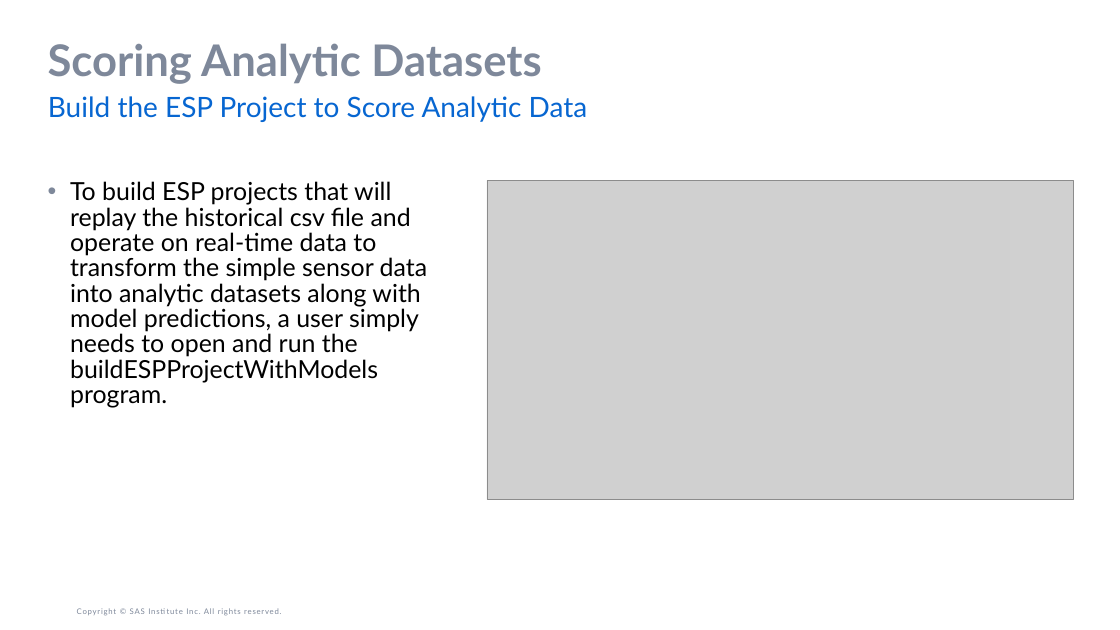
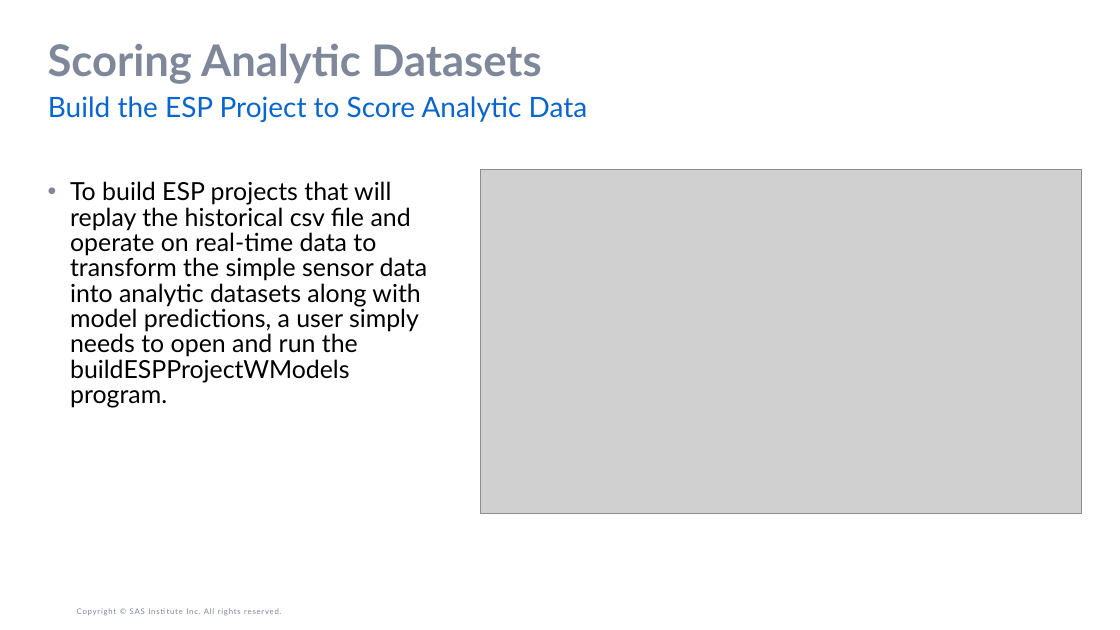
Before and after one commit to sascommunities/sas-automl-for-iot, a slide deck: slide 2 of scoring-the-analytic-dataset/ppt/Build-ESP-Project.pptx. Drawn at 1120x630 pixels with LibreOffice and Linux fonts; fonts in the diff are those of the drawing; grey boxes stand for pictures; background and template pictures are left out. Boxes give left, top, right and bottom in pixels: in the first picture for what was removed or moved away, otherwise in the second. Text is boxed around its words. In the diff, an @@ line names an element or a change of style, - is before the commit and + after.

```diff
--- a/scoring-the-analytic-dataset/ppt/Build-ESP-Project.pptx
+++ b/scoring-the-analytic-dataset/ppt/Build-ESP-Project.pptx
@@ picture: place and size @@
-picture at (487, 180, 1073, 500)
+picture at (480, 169, 1081, 514)
@@ text at (70, 181, 427, 408): text changed @@
-• To build ESP projects that will replay the historical csv file and operate on real-time data to transform the simple sensor data into analytic datasets along with model predictions, a user simply needs to open and run the buildESPProjectWithModels program.
+• To build ESP projects that will replay the historical csv file and operate on real-time data to transform the simple sensor data into analytic datasets along with model predictions, a user simply needs to open and run the buildESPProjectWModels program.
```
Also in this commit, not shown: 12 other files.
